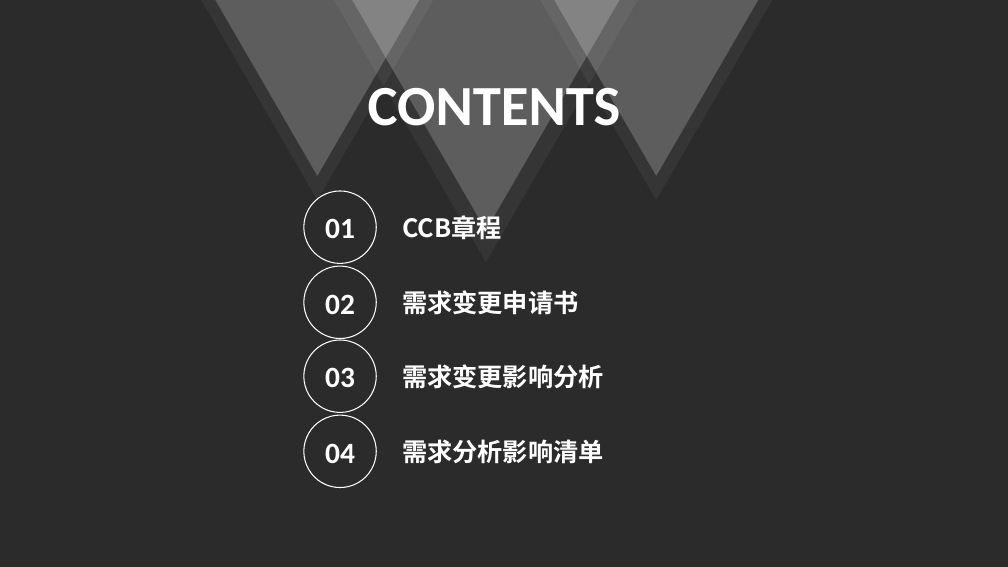
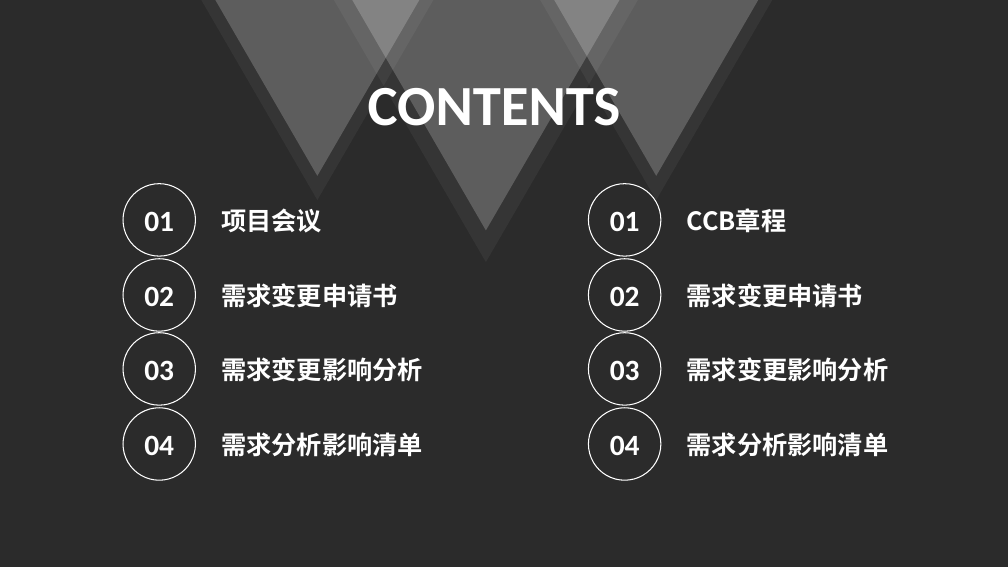
Before and after one commit to PRD2018-G10/TeachingAssistWebsiteProject, a slide deck: slide 2 of 所有组员每周任务/Date0104-2019/PRD2018-G10-需求变更评审ppt.pptx. Drawn at 1008x567 pixels with LibreOffice and Linux fonts; fonts in the diff are those of the drawing; background and template pictures are left out; a plain dark background stands for a picture behind light text. Boxes give left, top, right and bottom in pixels: in the first picture for what was removed or moved away, otherwise in the second. Text is boxed around its words. In the diff, an @@ line names an element or a change of style, - is before the commit and + after.

```diff
--- a/所有组员每周任务/Date0104-2019/PRD2018-G10-需求变更评审ppt.pptx
+++ b/所有组员每周任务/Date0104-2019/PRD2018-G10-需求变更评审ppt.pptx
@@ text added at bbox=[221, 208, 322, 233], 24 pt, text #FFFFFF, bold @@
+项目会议
@@ ellipse added at bbox=[588, 184, 661, 256], outline #FFFFFF 1 pt, 28 pt, text #FFFFFF, bold @@
+01
@@ text "CCB章程": place and size @@
-text "CCB章程" at bbox=[402, 215, 502, 240]
+text "CCB章程" at bbox=[687, 208, 787, 233]
@@ ellipse added at bbox=[588, 259, 661, 331], outline #FFFFFF 1 pt, 28 pt, text #FFFFFF, bold @@
+02
@@ text added at bbox=[687, 283, 863, 308], 24 pt, text #FFFFFF, bold @@
+需求变更申请书
@@ 3 texts: place and size @@
-3 texts at bbox=[402, 290, 604, 464]
+3 texts at bbox=[221, 283, 423, 457]
@@ ellipse added at bbox=[588, 333, 661, 405], outline #FFFFFF 1 pt, 28 pt, text #FFFFFF, bold @@
+03
@@ text added at bbox=[687, 357, 889, 382], 24 pt, text #FFFFFF, bold @@
+需求变更影响分析
@@ 4 ellipses: place and size @@
-4 ellipses at bbox=[304, 191, 377, 488]
+4 ellipses at bbox=[123, 184, 196, 480]
@@ ellipse added at bbox=[588, 408, 661, 480], outline #FFFFFF 1 pt, 28 pt, text #FFFFFF, bold @@
+04
@@ text added at bbox=[687, 432, 889, 457], 24 pt, text #FFFFFF, bold @@
+需求分析影响清单
```
Also in this commit, not shown: 2 slides added.
